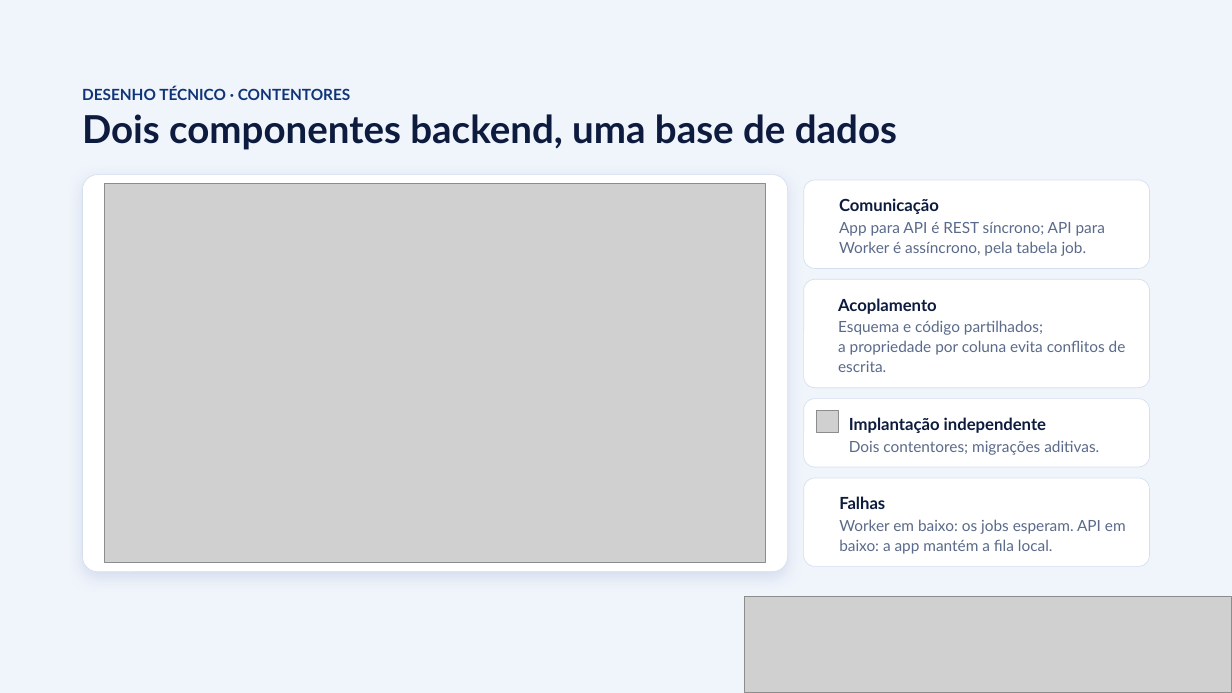
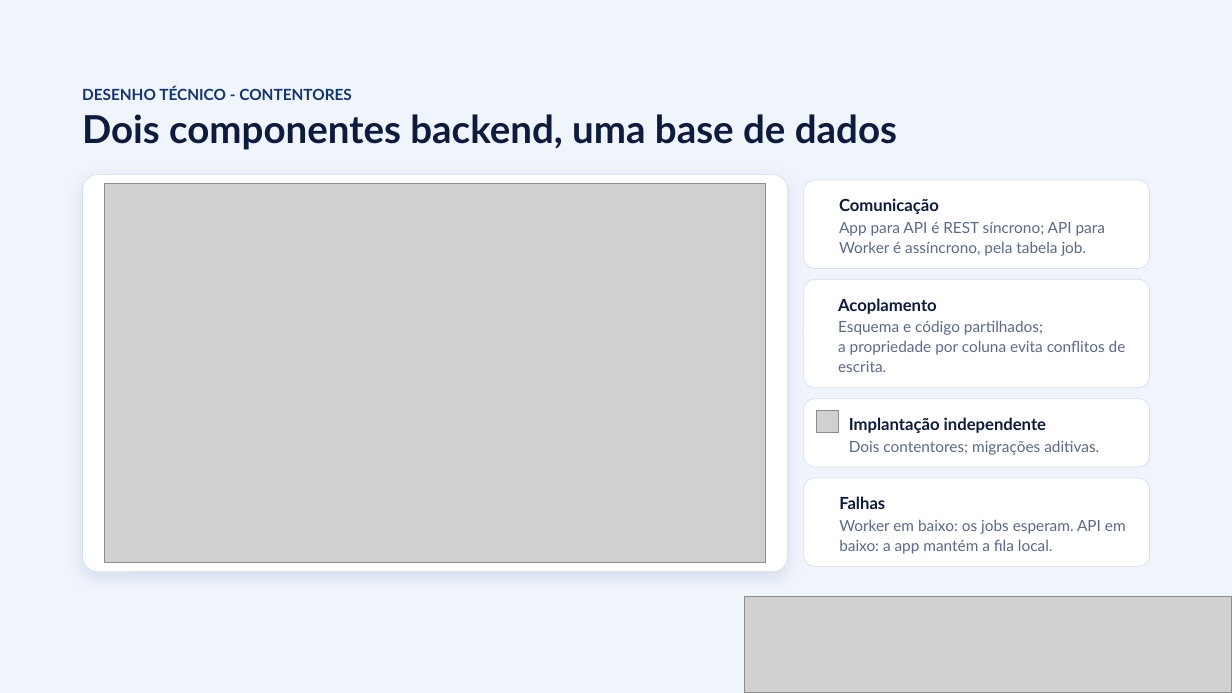
Before and after one commit to LMNSdev/LABDSOF_DOMUSCAST, a slide deck: slide 16 of docs/sprintA/presentation/DomusCast – App de gestão de condomínios.pptx. Drawn at 1232x693 pixels with LibreOffice and Linux fonts; fonts in the diff are those of the drawing; grey boxes stand for pictures; background and template pictures are left out. Boxes give left, top, right and bottom in pixels: in the first picture for what was removed or moved away, otherwise in the second. Text is boxed around its words. In the diff, an @@ line names an element or a change of style, - is before the commit and + after.

```diff
--- a/docs/sprintA/presentation/DomusCast – App de gestão de condomínios.pptx
+++ b/docs/sprintA/presentation/DomusCast – App de gestão de condomínios.pptx
@@ text at [82, 86, 352, 100]: text changed @@
-DESENHO TÉCNICO · CONTENTORES
+DESENHO TÉCNICO - CONTENTORES
```
Also in this commit, not shown: 5 other slides changed.
